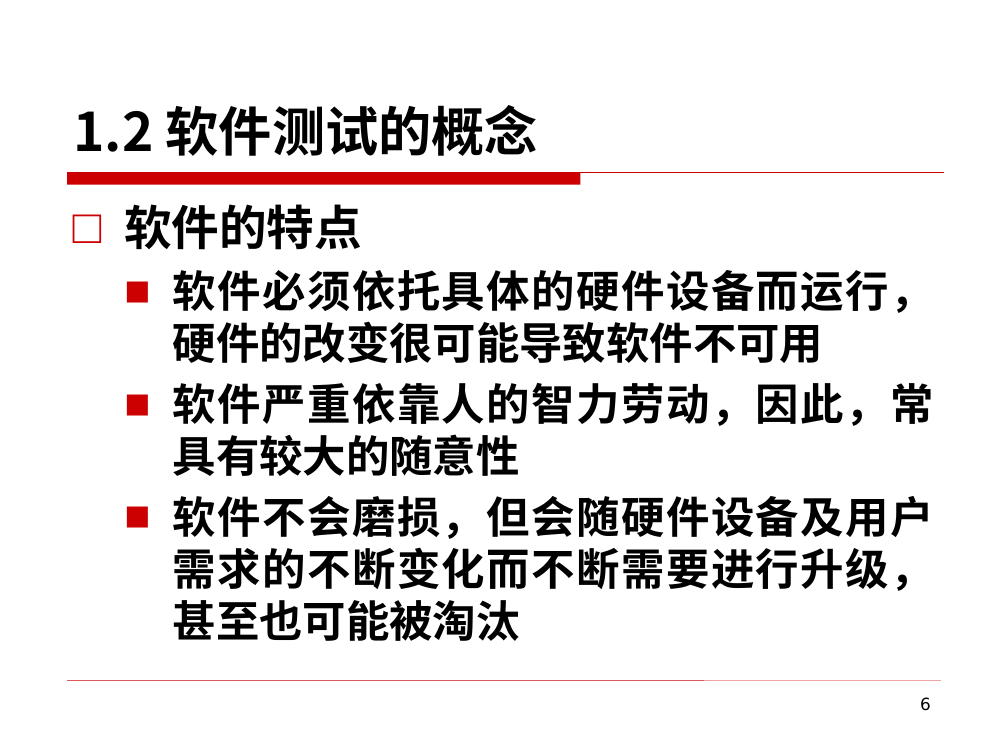
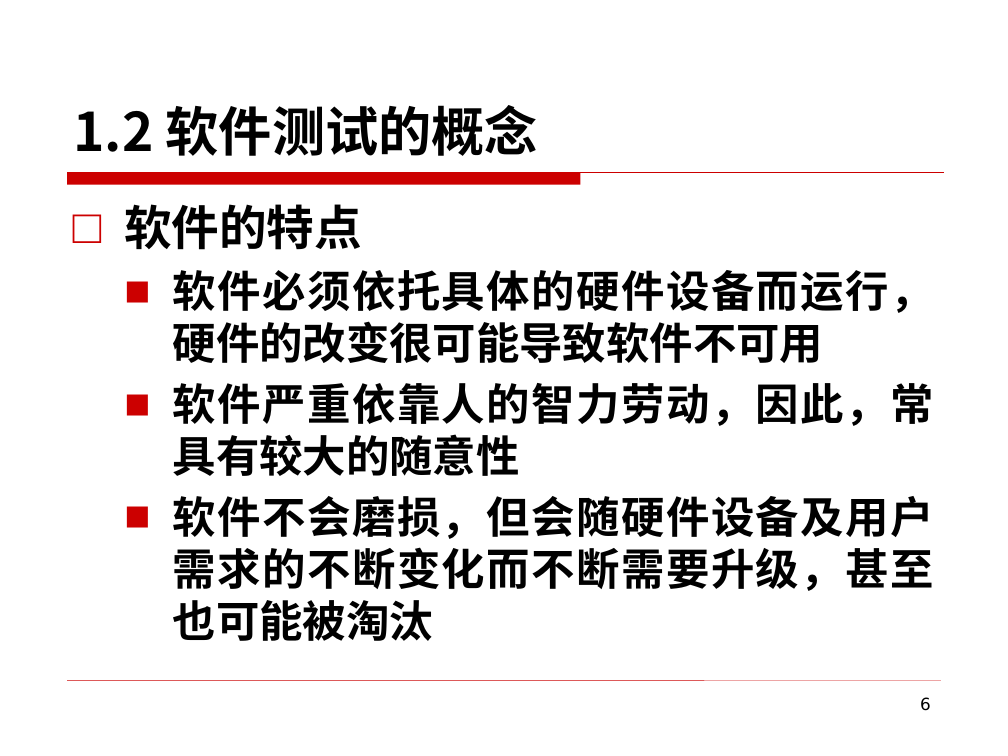
Before and after one commit to edu2act/course-foundation-software-tesing, a slide deck: slide 6 of PPT/第一部分 软件测试概述/1 软件测试核心概念.pptx. Drawn at 1008x756 pixels with LibreOffice and Linux fonts; fonts in the diff are those of the drawing; background and template pictures are left out. Boxes give left, top, right and bottom in pixels: in the first picture for what was removed or moved away, otherwise in the second. Text is boxed around its words. In the diff, an @@ line names an element or a change of style, - is before the commit and + after.

Commit message:
update

```diff
--- a/PPT/第一部分 软件测试概述/1 软件测试核心概念.pptx
+++ b/PPT/第一部分 软件测试概述/1 软件测试核心概念.pptx
@@ text at bbox=[173, 496, 934, 641]: text changed @@
-  ■ 软件不会磨损，但会随硬件设备及用户需求的不断变化而不断需要进行升级，甚至也可能被淘汰
+  ■ 软件不会磨损，但会随硬件设备及用户需求的不断变化而不断需要升级，甚至也可能被淘汰
```
Also in this commit, not shown: 1 other slide changed.
